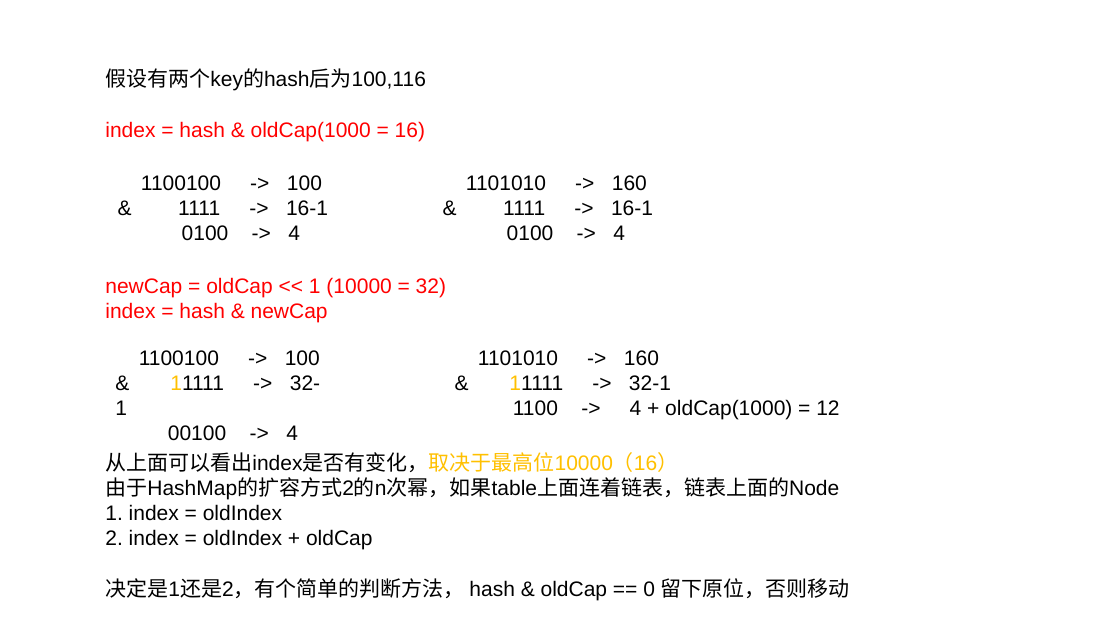
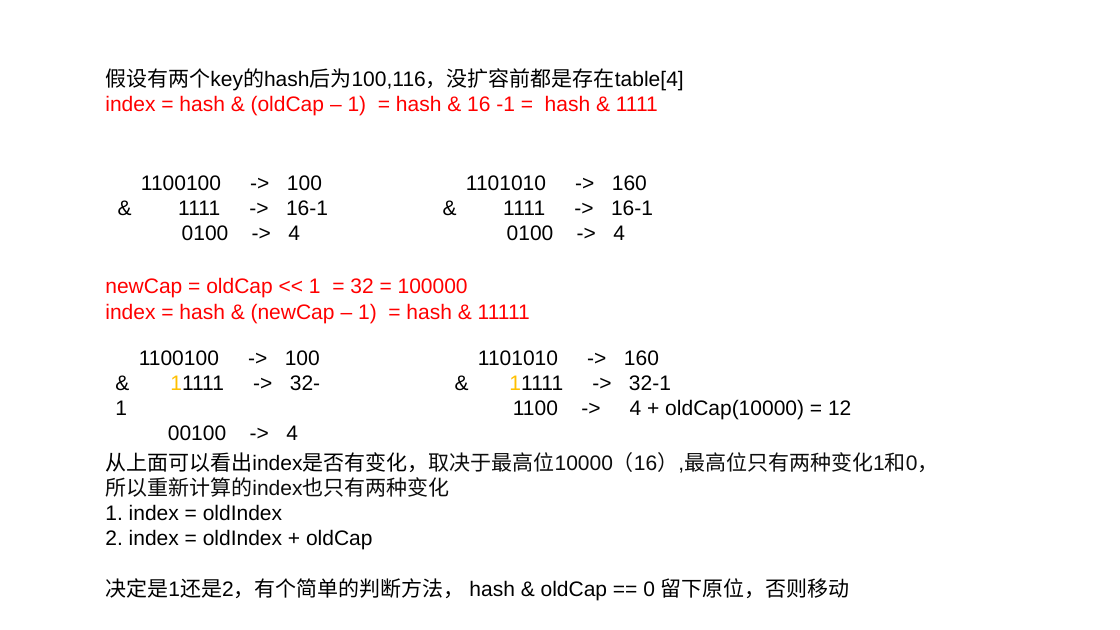
Before and after one commit to linjia880714/linjia880714.hexo, a slide deck: slide 1 of extra/Hashmap.pptx. Drawn at 1120x630 pixels with LibreOffice and Linux fonts; fonts in the diff are those of the drawing. Boxes give left, top, right and bottom in pixels: in the first picture for what was removed or moved away, otherwise in the second. Text is boxed around its words. In the diff, an @@ line names an element or a change of style, - is before the commit and + after.

```diff
--- a/extra/Hashmap.pptx
+++ b/extra/Hashmap.pptx
@@ text at (105, 68, 683, 116): text changed @@
-假设有两个key的hash后为100,116
-index = hash & oldCap(1000 = 16)
+假设有两个key的hash后为100,116，没扩容前都是存在table[4]
+index = hash & (oldCap – 1) = hash & 16 -1 = hash & 1111
@@ text at (105, 277, 530, 323): text changed @@
-newCap = oldCap << 1 (10000 = 32)
-index = hash & newCap
+newCap = oldCap << 1 = 32 = 100000
+index = hash & (newCap – 1) = hash & 11111
@@ text at (513, 399, 851, 420): text changed @@
-1100 -> 4 + oldCap(1000) = 12
+1100 -> 4 + oldCap(10000) = 12
@@ text at (105, 452, 938, 497): text changed; text colour #000000 to #0D0D0D @@
-从上面可以看出index是否有变化，取决于最高位10000（16）
-由于HashMap的扩容方式2的n次幂，如果table上面连着链表，链表上面的Node
+从上面可以看出index是否有变化，取决于最高位10000（16）,最高位只有两种变化1和0，
+所以重新计算的index也只有两种变化
```
Also in this commit, not shown: 4 other files.
